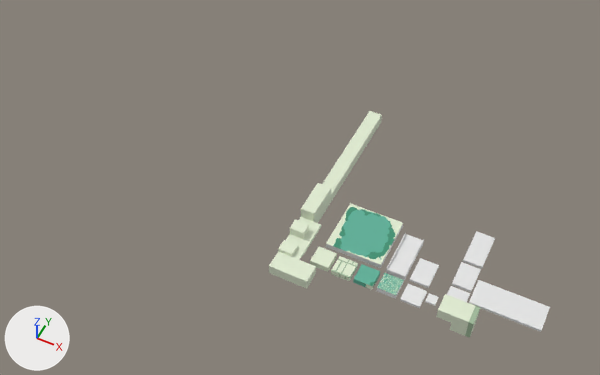
An edit to the Blender file assets/world/models/levels/level_speed.blend, drawn before and after from the same camera.
Rendered twice from a 50 mm camera at (79.0, -276.0, 403.0) aimed at (-85.0, 52.0, -7.0). The axes (+X, +Y, +Z) are drawn at lower left. The lights are the same throughout.

Names of what the first picture shows: '0-col', '0-col.001', '0-col.002', '0-col.003', '0-col.004', '0-col.005', '0-col.006', '2-col', '3-col', '4-col', '5-col', '6-col', '6-col.001', '7-col'.
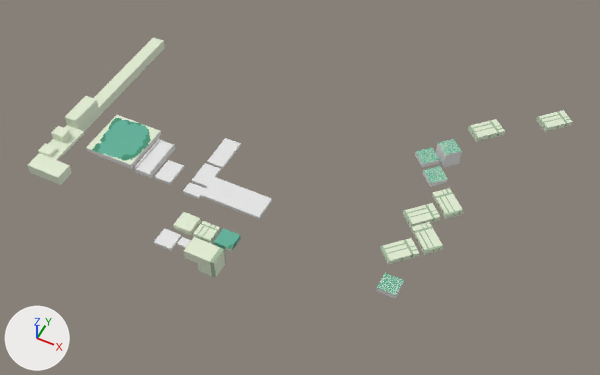
Where the change shows, as pixel boxes (x1, y1, x2, y2) in the pictures (600 x 375 px):
'6-col.001', moved: before (269, 111, 382, 289); after (27, 37, 165, 185)
'7-col', moved: before (326, 203, 403, 268); after (86, 115, 161, 169)
'0-col.005', moved: before (469, 280, 550, 332); after (201, 177, 272, 219)
'6-col', moved: before (436, 294, 480, 338); after (184, 237, 226, 278)
'2-col', moved: before (386, 232, 424, 280); after (134, 139, 175, 178)
'0-col.003', moved: before (463, 231, 495, 269); after (207, 138, 241, 169)
'0-col.006', moved: before (409, 258, 439, 288); after (154, 160, 184, 185)
'0-col.002', moved: before (452, 262, 481, 292); after (191, 163, 221, 187)
'5-col', moved: before (310, 247, 337, 272); after (173, 212, 201, 236)
'3-col', moved: before (353, 264, 380, 290); after (213, 228, 241, 252)
'4-col', moved: before (331, 256, 358, 281); after (193, 221, 220, 243)
'0-col', moved: before (400, 284, 427, 308); after (154, 228, 181, 251)
'4-col.001', added: after (380, 238, 419, 265)
'4-col.002', added: after (411, 222, 443, 255)
'4-col.003', added: after (403, 203, 441, 228)
'4-col.004', added: after (432, 188, 463, 219)
'1-col.003', added: after (436, 139, 462, 168)
'4-col.005', added: after (468, 119, 505, 142)
'4-col.006', added: after (536, 110, 573, 132)
'0-col.004', moved: before (447, 286, 470, 302); after (183, 183, 205, 199)
'1-col.001', added: after (423, 166, 448, 187)
'1-col.002', added: after (415, 147, 440, 168)
'0-col.001', moved: before (425, 293, 439, 306); after (177, 237, 191, 248)

Edits to the bpy script that builds the scene:
```text
Change ob_2_col:
    ob_2_col.location: (0.4, 23.4, 1.8) -> (-178.8, 24.9, 1.8)
Change ob_3_col:
    ob_3_col.location: (-14.2, -0.7, 1.8) -> (-101.5, -13.7, 1.8)
Change ob_4_col:
    ob_4_col.location: (-28.5, -1.1, 1.8) -> (-115.8, -14.1, 1.8)
Change ob_5_col:
    ob_5_col.location: (-42.3, -1.2, 3.0) -> (-129.6, -14.2, 3.0)
Change ob_6_col:
    ob_6_col.location: (46.9, -1.4, 0.2) -> (-103.2, -29.9, 0.2)
Change ob_7_col:
    ob_7_col.location: (-27.9, 28.0, 1.5) -> (-207.1, 29.5, 1.5)
Change ob_0_col:
    ob_0_col.location: (15.2, -0.3, 0.9) -> (-134.8, -28.8, 0.9)
Change ob_0_col_001:
    ob_0_col_001.location: (25.6, 2.0, 1.0) -> (-124.5, -26.5, 1.0)
Change ob_0_col_002:
    ob_0_col_002.location: (38.1, 26.1, 0.9) -> (-141.1, 27.6, 0.9)
Change ob_0_col_003:
    ob_0_col_003.location: (38.4, 48.8, 1.0) -> (-140.7, 50.3, 1.0)
Change ob_0_col_005:
    ob_0_col_005.location: (66.7, 15.8, 4.0) -> (-112.4, 17.4, 4.0)
Change ob_0_col_006:
    ob_0_col_006.location: (14.9, 17.7, 1.0) -> (-164.2, 19.2, 1.0)
Change ob_0_col_004:
    ob_0_col_004.location: (38.1, 11.1, 0.9) -> (-141.1, 12.6, 0.9)
Change ob_6_col_001:
    ob_6_col_001.location: (-20.2, -17.0, 0.2) -> (-199.3, -15.5, 0.2)
Add ob_4_col_006:
    ob_4_col_006 = bpy.data.objects.new('4-col.006', me_cube_003.copy())  # the mesh of ob_4_col
    ob_4_col_006.location = (50.0, 170.0, 10.0)
    ob_4_col_006.rotation_euler = (0.0, 0.0, 0.785)  # degrees (0, 0, 45)
    ob_4_col_006.scale = (10.1, 6.0, 1.8)
Add ob_4_col_005:
    ob_4_col_005 = bpy.data.objects.new('4-col.005', me_cube_003.copy())  # the mesh of ob_4_col
    ob_4_col_005.location = (13.0, 131.0, 19.0)
    ob_4_col_005.rotation_euler = (0.0, 0.0, 0.785)  # degrees (0, 0, 45)
    ob_4_col_005.scale = (10.1, 6.0, 1.8)
Add ob_1_col_003:
    ob_1_col_003 = bpy.data.objects.new('1-col.003', me_cube.copy())  # the mesh of ob_1_col
    ob_1_col_003.location = (-5.0, 113.0, 5.7)
    ob_1_col_003.rotation_euler = (0.0, 0.0, 2.356)  # degrees (0, 0, 135)
    ob_1_col_003.scale = (6.0, 6.0, 5.94)
Add ob_1_col_002:
    ob_1_col_002 = bpy.data.objects.new('1-col.002', me_cube.copy())  # the mesh of ob_1_col
    ob_1_col_002.location = (-16.0, 102.0, 7.0)
    ob_1_col_002.rotation_euler = (0.0, 0.0, 2.356)  # degrees (0, 0, 135)
    ob_1_col_002.scale = (6.0, 6.0, 1.8)
Add ob_1_col_001:
    ob_1_col_001 = bpy.data.objects.new('1-col.001', me_cube.copy())  # the mesh of ob_1_col
    ob_1_col_001.location = (-6.0, 91.0, 4.0)
    ob_1_col_001.rotation_euler = (0.0, 0.0, 2.356)  # degrees (0, 0, 135)
    ob_1_col_001.scale = (6.0, 6.0, 1.8)
Add ob_4_col_004:
    ob_4_col_004 = bpy.data.objects.new('4-col.004', me_cube_003.copy())  # the mesh of ob_4_col
    ob_4_col_004.location = (8.6, 75.4, 1.0)
    ob_4_col_004.rotation_euler = (0.0, 0.0, 2.356)  # degrees (0, 0, 135)
    ob_4_col_004.scale = (10.1, 6.0, 1.8)
Add ob_4_col_003:
    ob_4_col_003 = bpy.data.objects.new('4-col.003', me_cube_003.copy())  # the mesh of ob_4_col
    ob_4_col_003.location = (-2.6, 58.6, 1.0)
    ob_4_col_003.rotation_euler = (0.0, 0.0, 0.785)  # degrees (0, 0, 45)
    ob_4_col_003.scale = (10.1, 6.0, 1.8)
Add ob_4_col_002:
    ob_4_col_002 = bpy.data.objects.new('4-col.002', me_cube_003.copy())  # the mesh of ob_4_col
    ob_4_col_002.location = (7.0, 43.0, 1.0)
    ob_4_col_002.rotation_euler = (0.0, 0.0, 2.356)  # degrees (0, 0, 135)
    ob_4_col_002.scale = (10.1, 6.0, 1.8)
Add ob_4_col_001:
    ob_4_col_001 = bpy.data.objects.new('4-col.001', me_cube_003.copy())  # the mesh of ob_4_col
    ob_4_col_001.location = (-4.2, 26.2, 1.0)
    ob_4_col_001.rotation_euler = (0.0, 0.0, 0.785)  # degrees (0, 0, 45)
    ob_4_col_001.scale = (10.1, 6.0, 1.8)
```
